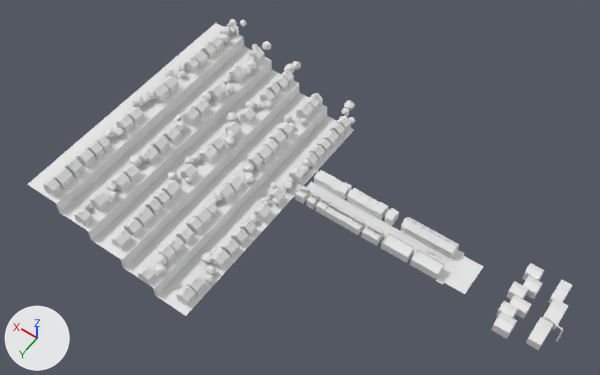
What one commit did to the glTF model production/assets/street/quay-street.glb.
Rendered twice from a camera (50 mm lens) standing at (-85.0, 278.0, 431.0) and looking at (97.0, 23.0, 31.0). The lights are fixed; the arrows at lower left show +X, +Y and +Z. The older version comes first. Vertices at exactly the same position are counted once.

The first picture shows 'street_asphalt', 'street_brick_grey', 'street_brick_red', 'street_foliage', 'street_glass', 'street_grass', 'street_interior', 'street_paving', 'street_render_cream', 'street_slate', 'street_stone' and 1 more.
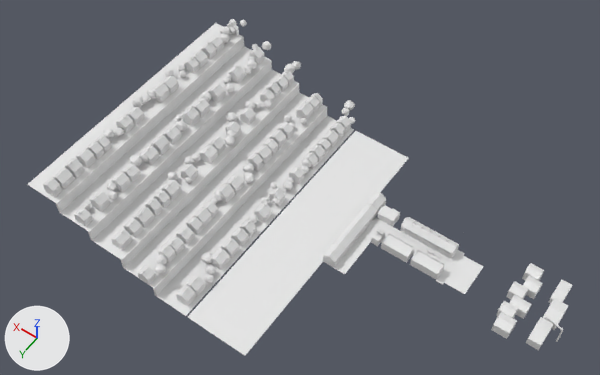
Edits to the bpy script that builds the scene:
```text
Change me_street_asphalt:
    remove me_street_asphalt.from_pydata(...)  # 18 vertices, 32 faces; spans x -2.0..108.0, y -3.0..3.0, z -0.3..0.0
    add me_street_asphalt.from_pydata(...)  # 24 vertices, 44 faces; spans x -2.0..56.0, y -3.0..42.0, z -0.3..0.0
    me_street_asphalt part 1
    4 vertices are removed from x 108.0, y -3.0..3.0, z -0.3..0.0
    10 faces are deleted
    10 vertices are added at x 50.0..56.0, y -3.0..42.0, z -0.3..0.0
    22 new faces join them
Change me_street_brick_red:
    remove me_street_brick_red.from_pydata(...)  # 2768 vertices, 4356 faces; spans x -66.0..217.0, y -60.0..120.0, z 0.0..47.0
    add me_street_brick_red.from_pydata(...)  # 2676 vertices, 4200 faces; spans x -66.0..217.0, y -60.0..120.0, z 0.0..47.0
    me_street_brick_red part 2: 10 loose pieces with 92 vertices, spanning x 45.0..108.0, y 5.0..13.0, z 0.0..10.0, are deleted
    me_street_brick_red part 3: 87 vertices moved from x 46.0..106.0, y -13.0..-5.0, z 0.0..10.0 to x 44.0..66.0, y -17.0..39.0, z 0.0..10.0; 29 vertices removed from x 51.0..100.0, y -13.0..-5.0, z 0.0..10.0; 29 vertices added at x 44.0..66.0, y -13.0..36.0, z 0.0..10.0
Change me_street_grass:
    remove me_street_grass.from_pydata(...)  # 40 vertices, 60 faces; spans x 110.0..230.0, y -60.0..120.0, z 0.0..36.0
    add me_street_grass.from_pydata(...)  # 48 vertices, 72 faces; spans x 66.0..230.0, y -60.0..120.0, z 0.0..36.0
    me_street_grass part 4: a new loose piece, a box spanning x 66.0..108.8, y -60.0..120.0, z -0.3..0.0
Change me_street_paving:
    remove me_street_paving.from_pydata(...)  # 40 vertices, 72 faces; spans x -2.0..108.0, y -13.7..13.7, z -0.3..0.1
    add me_street_paving.from_pydata(...)  # 46 vertices, 84 faces; spans x -2.0..58.0, y -13.7..42.0, z -0.3..0.1
    me_street_paving part 5: 14 vertices added at x 50.0..58.0, y -5.1..42.0, z -0.3..0.1
    me_street_paving part 6: 8 vertices removed from x 108.0, y -5.1..5.1, z -0.3..0.1
Change me_street_render_cream:
    remove me_street_render_cream.from_pydata(...)  # 158 vertices, 240 faces; spans x 73.0..217.0, y -60.0..115.0, z 0.0..42.0
    add me_street_render_cream.from_pydata(...)  # 184 vertices, 276 faces; spans x 58.0..217.0, y -60.0..115.0, z 0.0..42.0
    me_street_render_cream part 7: 11 vertices moved from x 73.0..85.0, y 5.0..13.0, z 0.0..6.0 to x 58.0..66.0, y 18.0..42.0, z 0.0..6.0; 3 vertices removed from x 79.0..85.0, y 5.0..13.0, z 0.0..6.0; 5 vertices added at x 58.0..66.0, y 18.0..42.0, z 0.0..6.0
    other edits to the shape of me_street_render_cream do not show in these pictures
Change me_street_slate:
    remove me_street_slate.from_pydata(...)  # 784 vertices, 1162 faces; spans x -74.0..217.0, y -60.0..120.0, z 0.0..46.0
    add me_street_slate.from_pydata(...)  # 724 vertices, 1062 faces; spans x -74.0..217.0, y -60.0..120.0, z 0.0..46.0
    me_street_slate part 8: the loose piece of 6 vertices spanning x 113.0..121.0, y 18.0..23.0, z 6.0..10.0 is copied, and the copy is moved by (-55.0, 13.0, -1.0); it spans x 58.0..66.0, y 31.0..36.0, z 6.0..8.0
    me_street_slate part 9: the loose piece of 6 vertices spanning x 113.0..121.0, y -5.0..2.0, z 6.0..9.0 is copied, and the copy is moved by (-55.0, 10.0, -1.0); it spans x 58.0..66.0, y 6.0..11.0, z 6.0..9.0
    me_street_slate part 10: the loose piece of 6 vertices spanning x 113.0..121.0, y -20.0..-14.0, z 5.0..9.0 is copied, and the copy is moved by (-55.0, 2.0, 0.0); it spans x 58.0..66.0, y -18.0..-12.0, z 6.0..9.0
    me_street_slate part 11: 8 loose pieces with 64 vertices, spanning x 51.0..108.0, y 5.0..9.0, z 5.0..9.0, are deleted
    me_street_slate part 12: 31 vertices moved from x 46.0..100.0, y -9.0..5.0, z 5.0..9.0 to x 44.0..66.0, y -9.0..42.0, z 5.0..9.0; 49 vertices removed from x 45.0..106.0, y -9.0..9.0, z 5.0..9.0; 35 vertices added at x 58.0..66.0, y -12.0..42.0, z 5.0..9.0
```

Changed parts and their boxes (x1, y1, x2, y2) in the pictures (600 x 375 px; the box of a moved part takes in the faces that stretch with it):
'street_grass', reshaped (16% wider, 14% taller): before (27, 23, 354, 316); after (27, 23, 408, 356)
'street_asphalt', reshaped (20% narrower, 39% shorter): before (307, 184, 456, 272); after (337, 221, 456, 274)
'street_render_cream', reshaped (12% wider): before (65, 84, 351, 306); after (65, 84, 386, 306)
'street_paving', reshaped (16% narrower, 34% shorter): before (309, 181, 465, 285); after (334, 217, 465, 285)
part 1 of me_street_asphalt, built on: before (307, 184, 388, 236); after (337, 221, 388, 274)
part 2 of me_street_brick_red, deleted: before (295, 185, 384, 246)
part 3 of me_street_brick_red, moved or reshaped: before (315, 174, 399, 225); after (340, 201, 400, 260)
part 4 of me_street_grass, added: after (188, 131, 408, 356)
part 5 of me_street_paving, added: after (334, 217, 394, 270)
part 6 of me_street_paving, deleted: before (309, 181, 394, 238)
part 7 of me_street_render_cream, moved or reshaped: before (324, 207, 338, 220); after (325, 238, 355, 267)
part 8 of me_street_slate, added: after (329, 244, 345, 256)
part 9 of me_street_slate, added: after (352, 217, 367, 229)
part 10 of me_street_slate, added: after (371, 193, 386, 204)
part 11 of me_street_slate, deleted: before (299, 185, 377, 229)
part 12 of me_street_slate, moved or reshaped: before (314, 172, 384, 233); after (323, 198, 382, 263)
